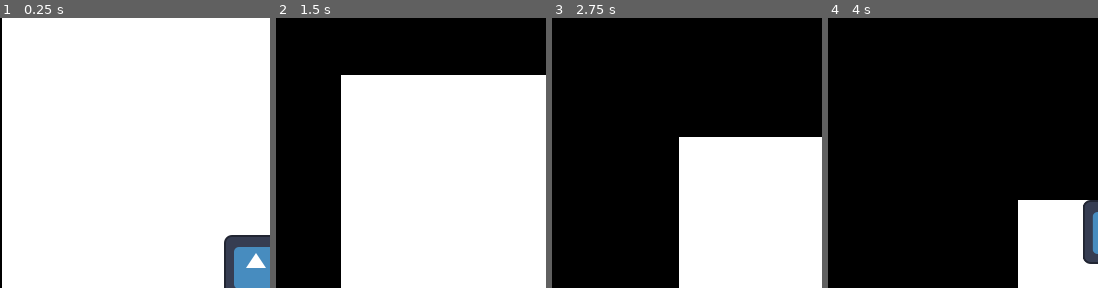
Above: before the commit, frames 1-4 (left to right).
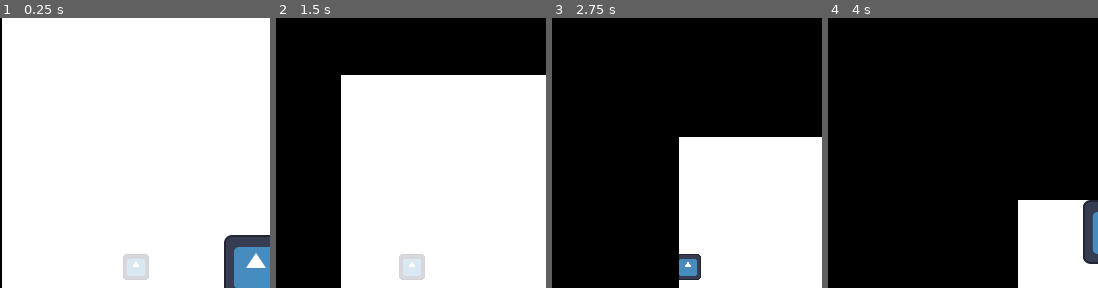
Above: after the commit, the same moments.

Repository: Compsciler/Unsquished
Game: Godot game, scene res://node_2d.tscn
The game is run twice, just before and just after one commit, with the same random seed, the same clock (stepped at 60 frames per second) and the same inputs. The engine's default icon, where the game draws it, is replaced by a stand-in: a white triangle on a blue panel in a dark square.
Inputs:
- Up to frame 1 (0.25 s): no input
- Up to frame 2 (1.5 s): tap Enter at 0.5 s; hold D (right) 0.53-1.28 s; tap J (hit) at 0.6 s; hold S (down) from 1.28 s (still down); tap Space (super) at 1.35 s
- Up to frame 3 (2.75 s): release S (down) at 2.03 s; hold D (right) from 2.03 s (still down); tap J (hit) at 2.1 s
- Up to frame 4 (4 s): release D (right) at 2.78 s; hold W (up) 2.78-3.53 s; tap Space (super) at 2.85 s; hold A (left) from 3.53 s (still down); tap J (hit) at 3.6 s
The pictures show only the part of the screen within x 3-53%, y 4-54%; the shares and areas given below are measured in that part.

The runs differ from the first frame. In frame 1, 0.9% of the frame differs, in the area x 45-56%, y 87-98%; in frame 2, 0.9%; in frame 3, 0.7%; in frame 4, nothing differs.

Commit message:
Add floor trap spawner

Diff:
--- a/CharacterBody2D.gd
+++ b/CharacterBody2D.gd
@@ -1,4 +1,5 @@
 extends CharacterBody2D
+class_name Player
 
 const SPEED = 300.0
 
@@ -44,6 +45,9 @@
 	velocity.y = direction.y * SPEED
 	move_and_slide()
 
+func stun(stun_source):
+	pass
+
 
 func _on_punch_area_2d_body_entered(body):
 	if body is Wall:
--- /dev/null
+++ b/floor_tiles.gd
@@ -0,0 +1,19 @@
+extends Node2D
+
+@export var GRID_SIZE = 9
+@onready var tile_size = 540.0 / GRID_SIZE
+var spike = preload("res://spike.tscn")
+
+# Called when the node enters the scene tree for the first time.
+func _ready():
+	spawn(2, 4)
+
+# Called every frame. 'delta' is the elapsed time since the previous frame.
+func _process(delta):
+	pass
+
+func spawn(row, col):
+	var pos = Vector2((row + 0.5) * tile_size, (col + 0.5) * tile_size)
+	var spike_inst = spike.instantiate()
+	add_child(spike_inst)
+	spike_inst.position = pos
--- a/floor_tiles.tscn
+++ b/floor_tiles.tscn
@@ -1,3 +1,6 @@
-[gd_scene format=3 uid="uid://ctr3bwat06qje"]
+[gd_scene load_steps=2 format=3 uid="uid://dtni714s3ot4v"]
+
+[ext_resource type="Script" path="res://floor_tiles.gd" id="1_52y3x"]
 
 [node name="FloorTiles" type="Node2D"]
+script = ExtResource("1_52y3x")
--- /dev/null
+++ b/spike.gd
@@ -0,0 +1,36 @@
+extends Node2D
+
+@export var warning_time = 2.0
+@onready var sprite = $Sprite2D
+
+var is_damaging = false
+
+# Called when the node enters the scene tree for the first time.
+func _ready():
+	sprite.modulate = Color(1, 1, 1, 0.2)
+#	var tween = create_tween()
+#	tween.tween_property(sprite, "modulate", Color(1,0, 0, 0.6), 0.5)
+#	tween.tween_property(sprite, "modulate", Color(1,0, 0, 0.2), 0.5)
+#	tween.tween_property(sprite, "modulate", Color(1,0, 0, 0.6), 0.5)
+#	tween.tween_property(sprite, "modulate", Color(1,0, 0, 0.2), 0.5)
+#	tween.tween_property(sprite, "modulate", Color(1,0, 0, 1.0), 0.2)
+	await get_tree().create_timer(warning_time * 0.33).timeout
+	sprite.hide()
+	await get_tree().create_timer(warning_time * 0.17).timeout
+	sprite.show()
+	await get_tree().create_timer(warning_time * 0.33).timeout
+	sprite.hide()
+	await get_tree().create_timer(warning_time * 0.17).timeout
+	sprite.show()
+
+	is_damaging = true
+	sprite.modulate = Color.WHITE
+
+
+func _on_area_2d_body_entered(body):
+	if body is Player and is_damaging:
+		body.stun()
+
+
+func _on_area_2d_body_exited(body):
+	pass # Replace with function body.
--- /dev/null
+++ b/spike.tscn
@@ -0,0 +1,23 @@
+[gd_scene load_steps=4 format=3 uid="uid://xase2p6wxcnx"]
+
+[ext_resource type="Texture2D" uid="uid://d0swy2woght45" path="res://icon.svg" id="1_hhbbq"]
+[ext_resource type="Script" path="res://spike.gd" id="1_hl22l"]
+
+[sub_resource type="RectangleShape2D" id="RectangleShape2D_uulyo"]
+
+[node name="Spike" type="Node2D"]
+position = Vector2(69, 44)
+script = ExtResource("1_hl22l")
+
+[node name="Area2D" type="Area2D" parent="."]
+monitoring = false
+
+[node name="CollisionShape2D" type="CollisionShape2D" parent="Area2D"]
+shape = SubResource("RectangleShape2D_uulyo")
+
+[node name="Sprite2D" type="Sprite2D" parent="."]
+scale = Vector2(0.2, 0.2)
+texture = ExtResource("1_hhbbq")
+
+[connection signal="body_entered" from="Area2D" to="." method="_on_area_2d_body_entered"]
+[connection signal="body_exited" from="Area2D" to="." method="_on_area_2d_body_exited"]
Not shown: 1 places in character_body_2d.tscn that only renumber resources
Not shown: 1 places in node_2d.tscn that only renumber resources
Not shown: 1 places in walls.tscn that only renumber resources
